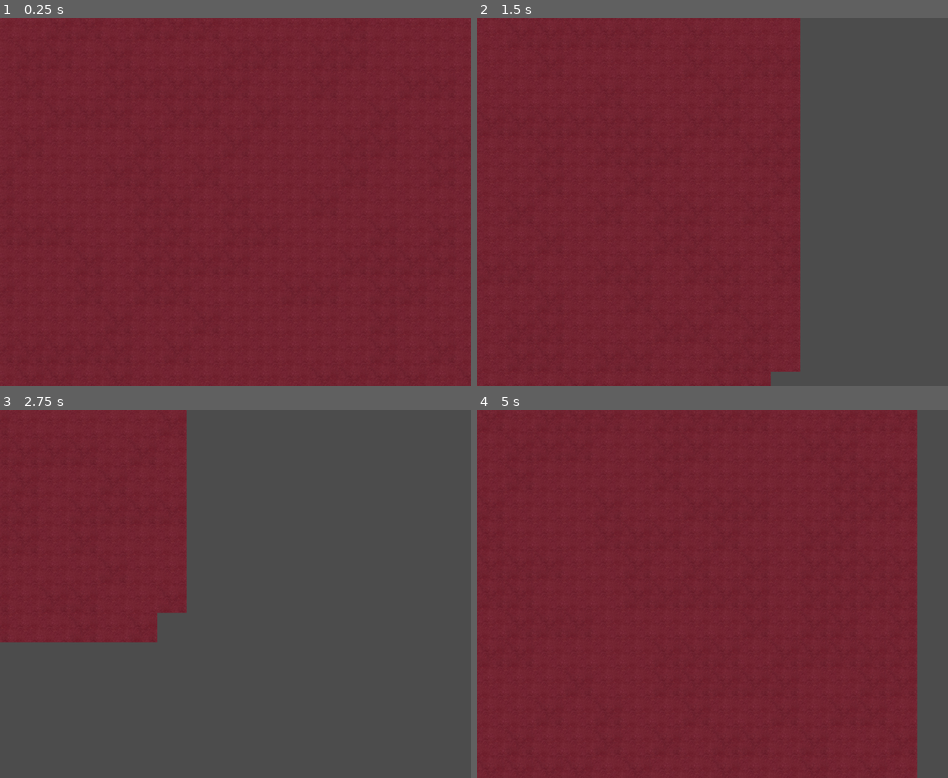
Above: before the commit, frames 1-4 (two rows, left to right).
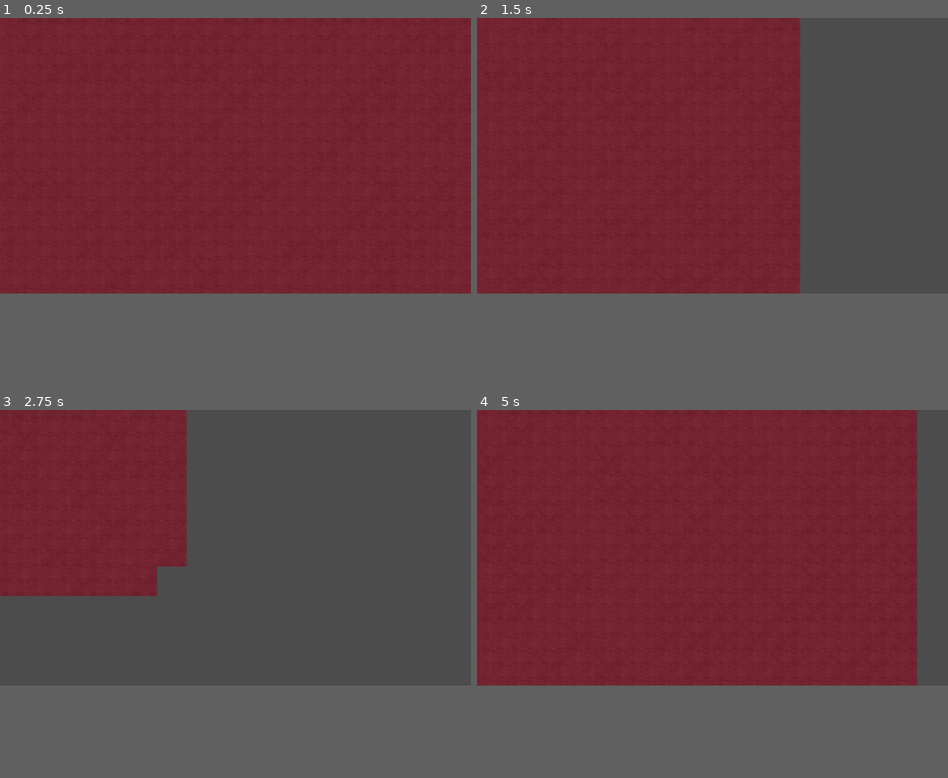
Above: after the commit, the same moments.

Repository: Zaya6/eisen-bahn
Game: Godot game, scene res://src/test/lvl.tscn
Same seed, same stepped clock (60 frames per second), same inputs: the game is played once before the commit and once after it.
Inputs:
- Up to frame 1 (0.25 s): no input
- Up to frame 2 (1.5 s): tap Enter (ui_accept) at 0.5, 0.77 s; hold Right (ui_right) 0.53-1.28 s; hold Down (ui_down) from 1.28 s (still down)
- Up to frame 3 (2.75 s): tap Enter (ui_accept) at 1.52 s; release Down (ui_down) at 2.03 s; hold Right (ui_right) from 2.03 s (still down)
- Up to frame 4 (5 s): release Right (ui_right) at 2.78 s; hold Up (ui_up) 2.78-3.53 s; tap Enter (ui_accept) at 3.02, 3.77, 4.52 s; hold Left (ui_left) from 3.53 s (still down)
In our replay, the window is 800x625 before the commit and 800x468 after it. These sizes can differ from the game's own. Grey fills any space a smaller window leaves; there, only what the larger window draws over its background counts as a difference.

The runs differ from the first frame. In frame 2, 17% of the frame differs, in the area x 0-69%, y 38-100%; in frame 3, 5.0%; in frame 4, 23%, in the area x 0-94%, y 74-100%.

Commit message:
added more art,
added main char, owl, bench, chest and misc weapon art for info page

Diff:
--- a/project.godot
+++ b/project.godot
@@ -19,10 +19,6 @@
 run/main_scene="res://src/test/lvl.tscn"
 config/icon="res://icon.png"
 
-[display]
-
-window/size/height=800
-
 [rendering]
 
 environment/default_environment="res://default_env.tres"
--- /dev/null
+++ b/src/test/char.tscn
@@ -0,0 +1,75 @@
+[gd_scene load_steps=15 format=2]
+
+[ext_resource path="res://src/test/test_art/export body parts/L torso.png" type="Texture" id=1]
+[ext_resource path="res://src/test/test_art/export body parts/U torso.png" type="Texture" id=2]
+[ext_resource path="res://src/test/test_art/export body parts/Neck.png" type="Texture" id=3]
+[ext_resource path="res://src/test/test_art/export body parts/Head.png" type="Texture" id=4]
+[ext_resource path="res://src/test/test_art/export body parts/LU arm.png" type="Texture" id=5]
+[ext_resource path="res://src/test/test_art/export body parts/LL arm.png" type="Texture" id=6]
+[ext_resource path="res://src/test/test_art/export body parts/RU arm.png" type="Texture" id=7]
+[ext_resource path="res://src/test/test_art/export body parts/RL arm.png" type="Texture" id=8]
+[ext_resource path="res://src/test/test_art/export body parts/RU leg.png" type="Texture" id=9]
+[ext_resource path="res://src/test/test_art/export body parts/RL leg.png" type="Texture" id=10]
+[ext_resource path="res://src/test/test_art/export body parts/R foot.png" type="Texture" id=11]
+[ext_resource path="res://src/test/test_art/export body parts/LU leg.png" type="Texture" id=12]
+[ext_resource path="res://src/test/test_art/export body parts/LL leg.png" type="Texture" id=13]
+[ext_resource path="res://src/test/test_art/export body parts/L foot.png" type="Texture" id=14]
+
+[node name="base" type="Node2D"]
+
+[node name="L torso" type="Sprite" parent="."]
+position = Vector2( 0, 16 )
+texture = ExtResource( 1 )
+
+[node name="U torso" type="Sprite" parent="L torso"]
+position = Vector2( 0, -7 )
+texture = ExtResource( 2 )
+
+[node name="neck" type="Sprite" parent="L torso/U torso"]
+position = Vector2( 0, -4 )
+texture = ExtResource( 3 )
+
+[node name="head" type="Sprite" parent="L torso/U torso/neck"]
+position = Vector2( 0.0553207, -4.89872 )
+texture = ExtResource( 4 )
+
+[node name="LU arm" type="Sprite" parent="L torso/U torso"]
+position = Vector2( 8, 0 )
+texture = ExtResource( 5 )
+
+[node name="ll arm" type="Sprite" parent="L torso/U torso/LU arm"]
+position = Vector2( -1, 9 )
+texture = ExtResource( 6 )
+
+[node name="RU arm" type="Sprite" parent="L torso/U torso"]
+position = Vector2( -7, 4 )
+texture = ExtResource( 7 )
+
+[node name="RL arm" type="Sprite" parent="L torso/U torso/RU arm"]
+position = Vector2( 0, 5 )
+texture = ExtResource( 8 )
+
+[node name="RU leg" type="Sprite" parent="L torso"]
+editor/display_folded = true
+position = Vector2( -3, 6 )
+texture = ExtResource( 9 )
+
+[node name="RL leg" type="Sprite" parent="L torso/RU leg"]
+position = Vector2( -1, 15 )
+texture = ExtResource( 10 )
+
+[node name="R foot" type="Sprite" parent="L torso/RU leg/RL leg"]
+position = Vector2( 1, 5 )
+texture = ExtResource( 11 )
+
+[node name="LU leg" type="Sprite" parent="L torso"]
+position = Vector2( 3, 8 )
+texture = ExtResource( 12 )
+
+[node name="LL leg" type="Sprite" parent="L torso/LU leg"]
+position = Vector2( -1, 12 )
+texture = ExtResource( 13 )
+
+[node name="L foot" type="Sprite" parent="L torso/LU leg/LL leg"]
+position = Vector2( 5, 6 )
+texture = ExtResource( 14 )
Renamed: design/item-art/crow.png -> design/item-art/AI.NPC/crow.png
Not shown, added: design/item-art/AI.NPC/crow.png.import
Binary file added: design/item-art/AI.NPC/owl salesman.png
Renamed: design/item-art/chakran.png -> design/item-art/Usable items/item info pic/chakran.png
Not shown, added: design/item-art/Usable items/item info pic/chakran.png.import
Renamed: design/item-art/crossbow1.png -> design/item-art/Usable items/item info pic/crossbow1.png
Not shown, added: design/item-art/Usable items/item info pic/crossbow1.png.import
Renamed: design/item-art/spear1.png -> design/item-art/Usable items/item info pic/spear1.png
Not shown, added: design/item-art/Usable items/item info pic/spear1.png.import
Binary file added: design/item-art/environment/bench1.png
Binary file added: design/item-art/environment/chest1.png
Renamed: design/item-art/fire1.0 bowl.0 bowl.png -> design/item-art/environment/fire1.0 bowl.0 bowl.png
(and 63 more such lines)
